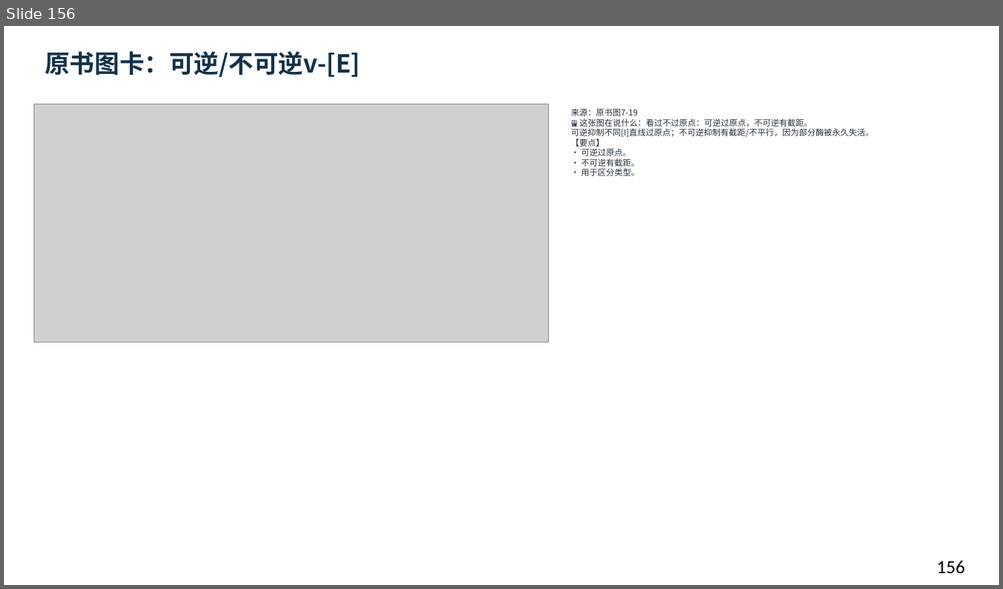
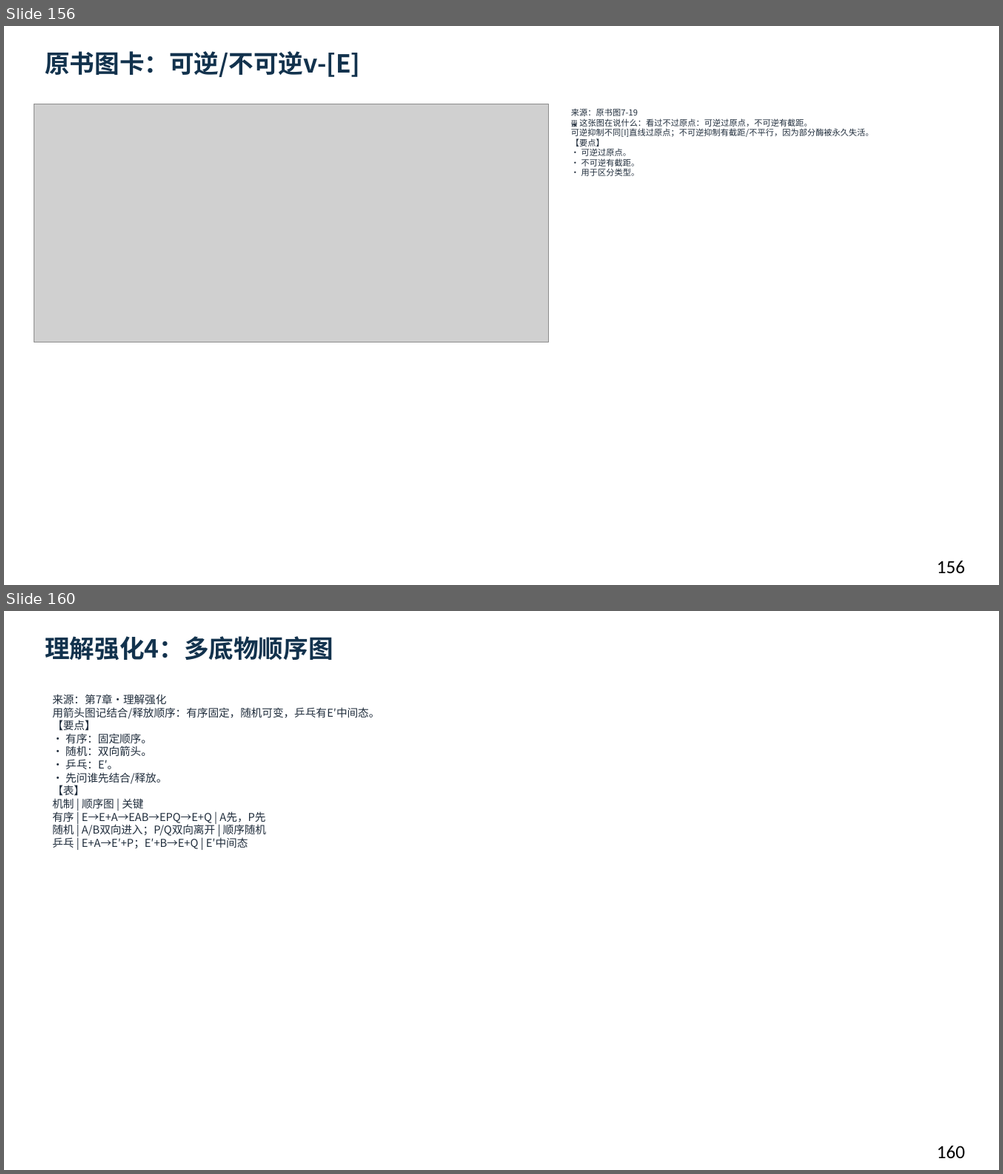
Before and after one commit to newkan-li/Biochemistry, a slide deck: downloads/bc07-ai-style.pptx. Shown one above the other, each under a label of ours: slide 156 before the commit, slides 156 and 160 after it; the slides between them are not shown. The pictures are 1003x589 and 1003x1174 pixels, drawn with LibreOffice and Linux fonts; fonts in the diff are those of the drawing; grey boxes stand for pictures. Boxes give left, top, right and bottom in pixels: in the first picture for what was removed or moved away, otherwise in the second. Text is boxed around its words. In the diff, an @@ line names an element or a change of style, - is before the commit and + after.

```diff
--- a/downloads/bc07-ai-style.pptx
+++ b/downloads/bc07-ai-style.pptx
@@ slide 160 added at (4,611,999,1170), background #FFFFFF @@
@@ text added at (45,636,333,661), 24 pt, text #12324D, bold @@
+理解强化4：多底物顺序图
@@ text added at (52,694,379,849), 10.5 pt, text #202D3C @@
+来源：第7章·理解强化
+用箭头图记结合/释放顺序：有序固定，随机可变，乒乓有E′中间态。
+【要点】
+• 有序：固定顺序。
+• 随机：双向箭头。
+• 乒乓：E′。
+• 先问谁先结合/释放。
+【表】
+机制 | 顺序图 | 关键
+有序 | E→E+A→EAB→EPQ→E+Q | A先，P先
+随机 | A/B双向进入；P/Q双向离开 | 顺序随机
+乒乓 | E+A→E′+P；E′+B→E+Q | E′中间态
@@ text added at (936,1146,965,1159), 18 pt, text #000000 @@
+160
```
Also in this commit, not shown: 1 slide changed, 7 other slides added, 6 other files.
